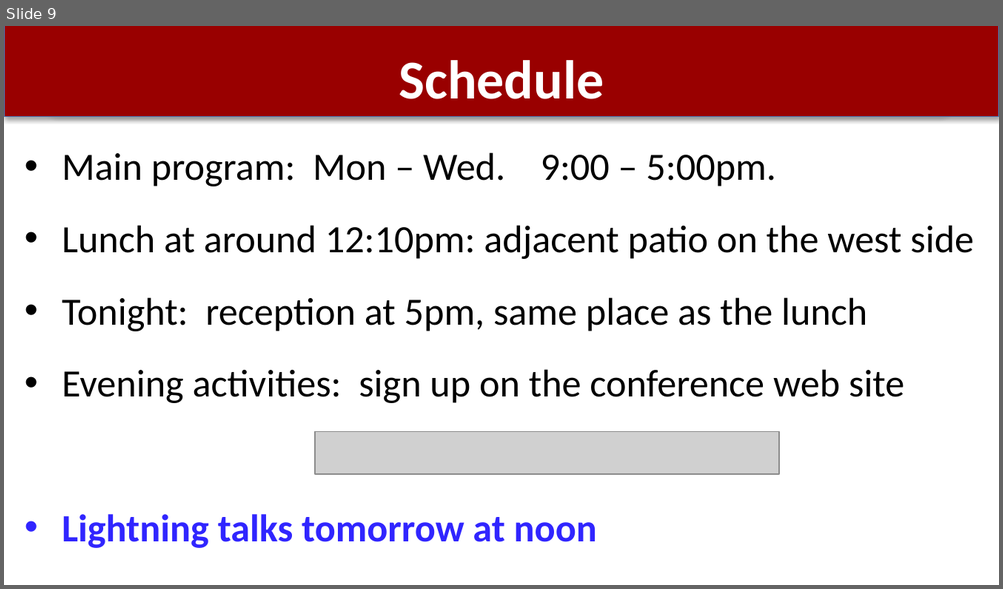
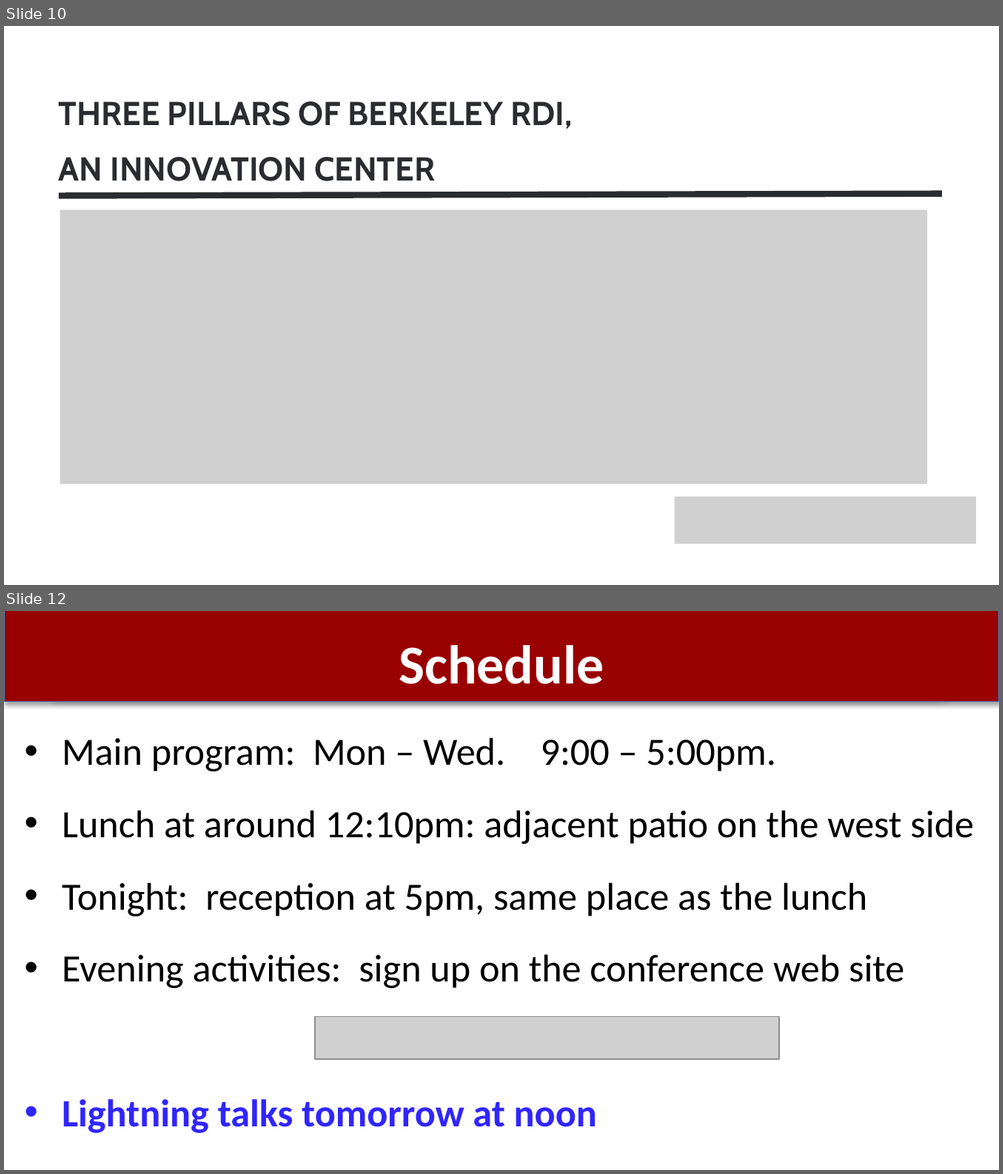
Before and after one commit to dabo/sbc-conference, a slide deck: welcome-2025.pptx. Shown one above the other, each under a label of ours: slide 9 before the commit, slides 10 and 12 after it; the slides between them are not shown. The pictures are 1003x589 and 1003x1174 pixels, drawn with LibreOffice and Linux fonts; fonts in the diff are those of the drawing; grey boxes stand for pictures. Boxes give left, top, right and bottom in pixels: in the first picture for what was removed or moved away, otherwise in the second. Text is boxed around its words. In the diff, an @@ line names an element or a change of style, - is before the commit and + after.

```diff
--- a/welcome-2025.pptx
+++ b/welcome-2025.pptx
@@ slide 10 added at (4, 26, 999, 585), background #FFFFFF @@
@@ text added at (59, 101, 572, 181), 24 pt, text #2B2C30, bold @@
+THREE PILLARS OF BERKELEY RDI,
+AN INNOVATION CENTER
@@ line added from (59, 196) to (942, 194), #2B2C30 4.5 pt @@
@@ picture added at (60, 210, 927, 485) @@
@@ picture added at (674, 497, 976, 544) @@
@@ what was slide 9 is now slide 12 @@
```
Also in this commit, not shown: 1 slide changed, 2 other slides added, 1 other file.
